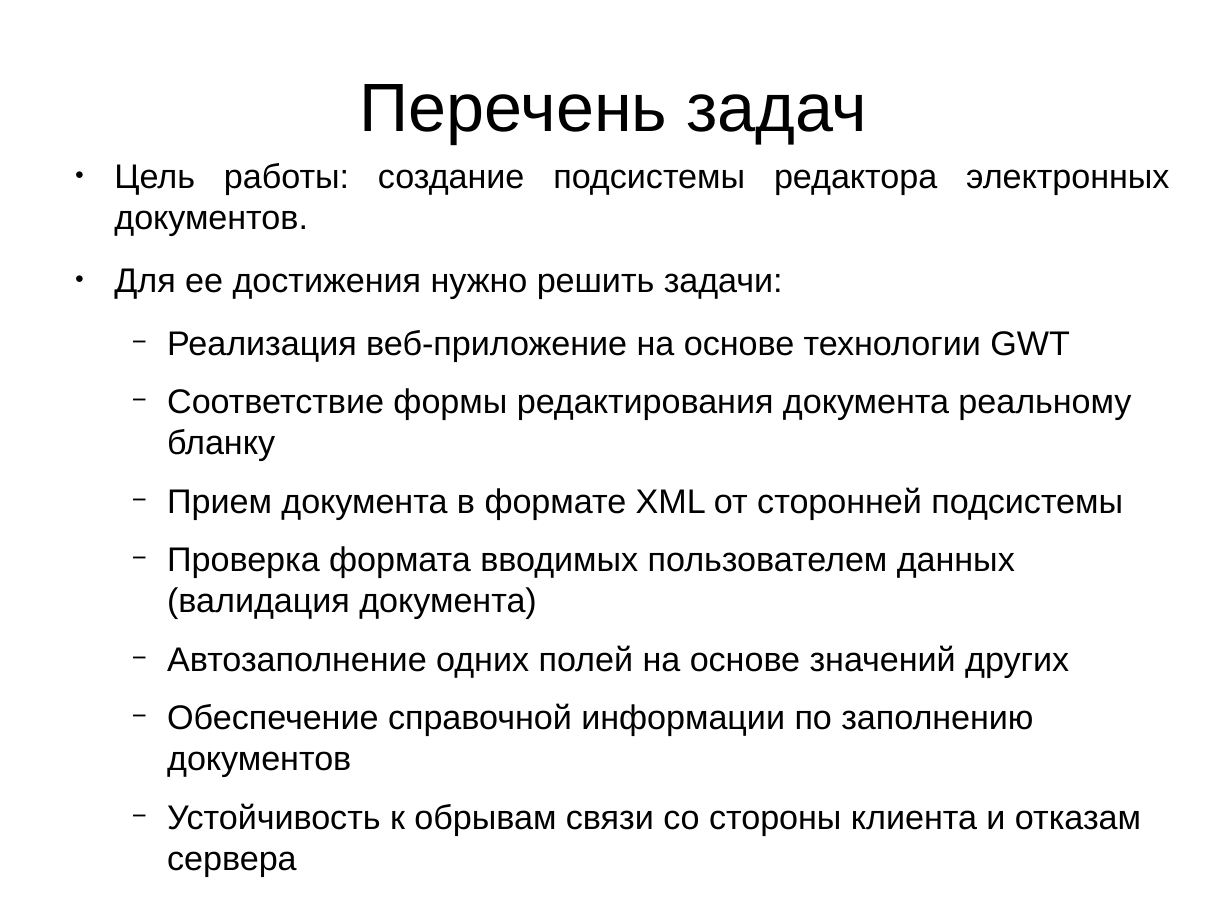
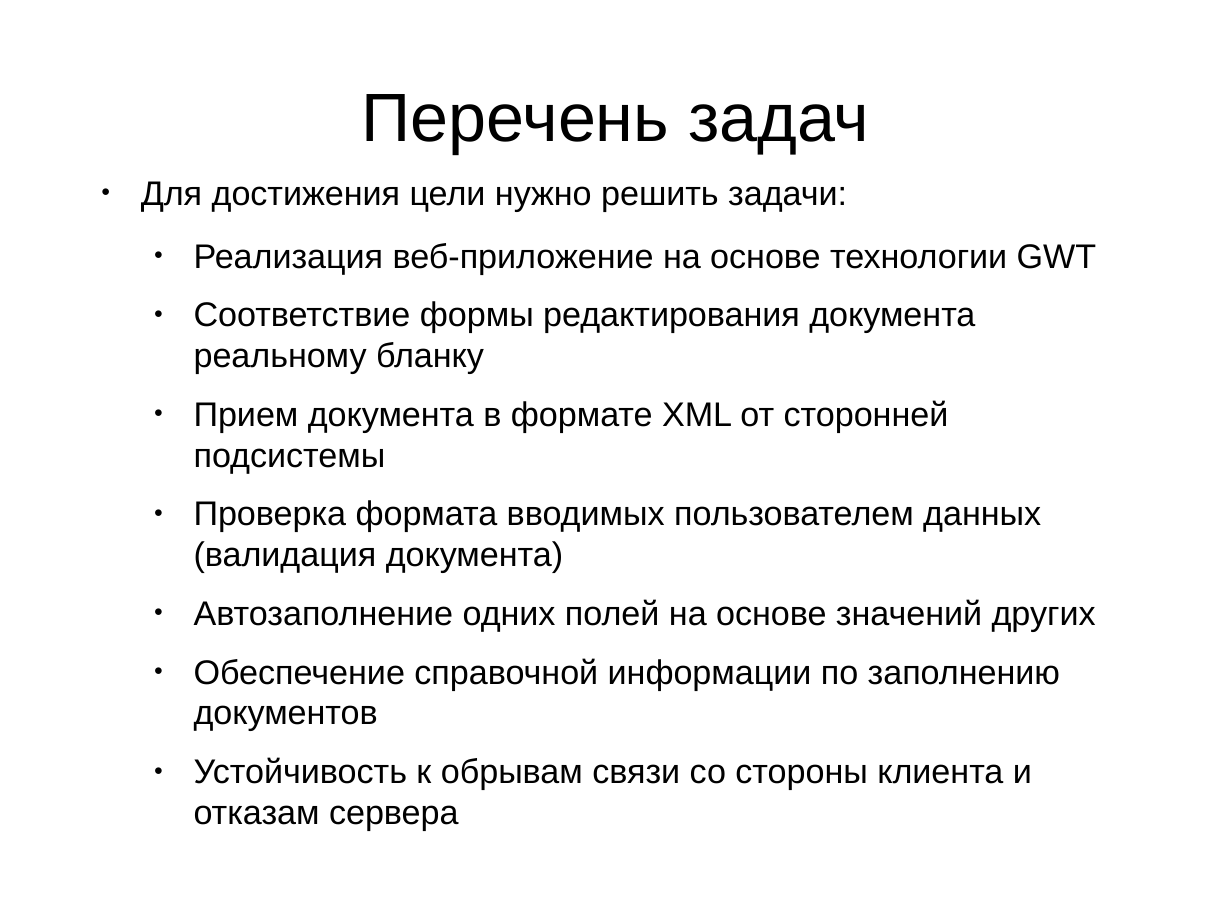
Before and after one commit to aeremenok/a-team-777, a slide deck: slide 3 of diploma/eav/diploma/demo.odp. Drawn at 1232x924 pixels with LibreOffice and Linux fonts; fonts in the diff are those of the drawing. Boxes give left, top, right and bottom in pixels: in the first picture for what was removed or moved away, otherwise in the second. Text is boxed around its words. In the diff, an @@ line names an element or a change of style, - is before the commit and + after.

```diff
--- a/diploma/eav/diploma/demo.odp
+++ b/diploma/eav/diploma/demo.odp
@@ title "Перечень задач" moved from (x1=360, y1=84, x2=867, y2=144) to (x1=362, y1=94, x2=869, y2=153) @@
@@ text "Для достижения цели нужно решить ..." moved from (x1=114, y1=163, x2=1169, y2=835) to (x1=141, y1=181, x2=1097, y2=790) @@
@@ text at (x1=141, y1=181, x2=847, y2=211): text changed @@
-● Цель работы: создание подсистемы редактора электронных документов.
-● Для ее достижения нужно решить задачи:
+● Для достижения цели нужно решить задачи:
@@ text at (x1=194, y1=243, x2=1097, y2=790): bullet − to ● @@
```
Also in this commit, not shown: 8 other slides changed.
